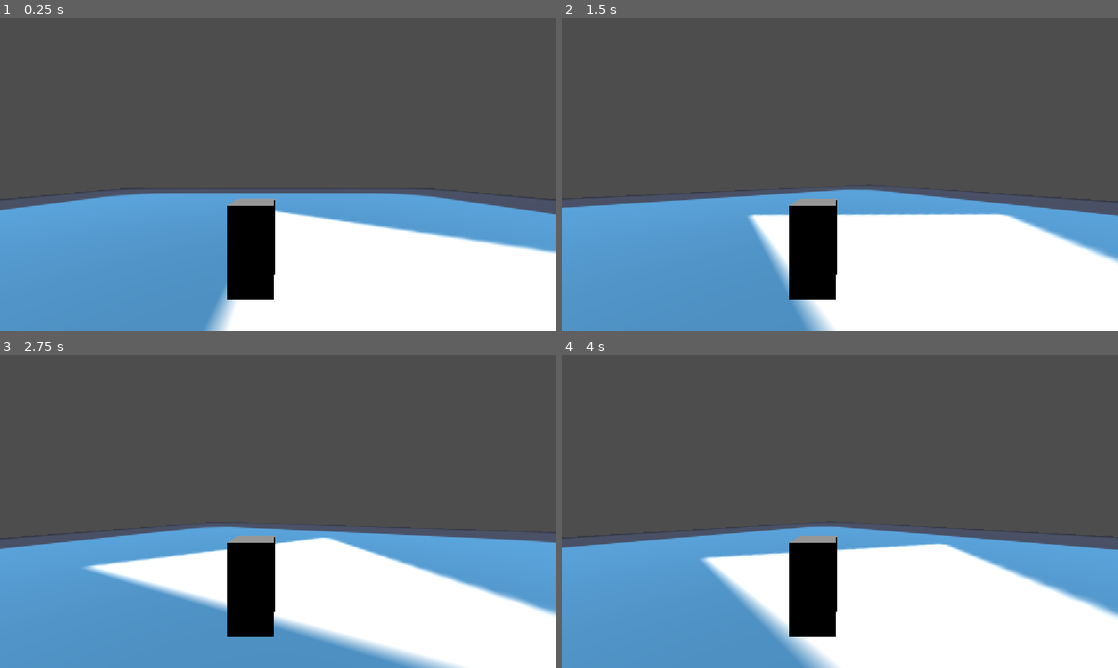
Above: before the commit, frames 1-4 (two rows, left to right).
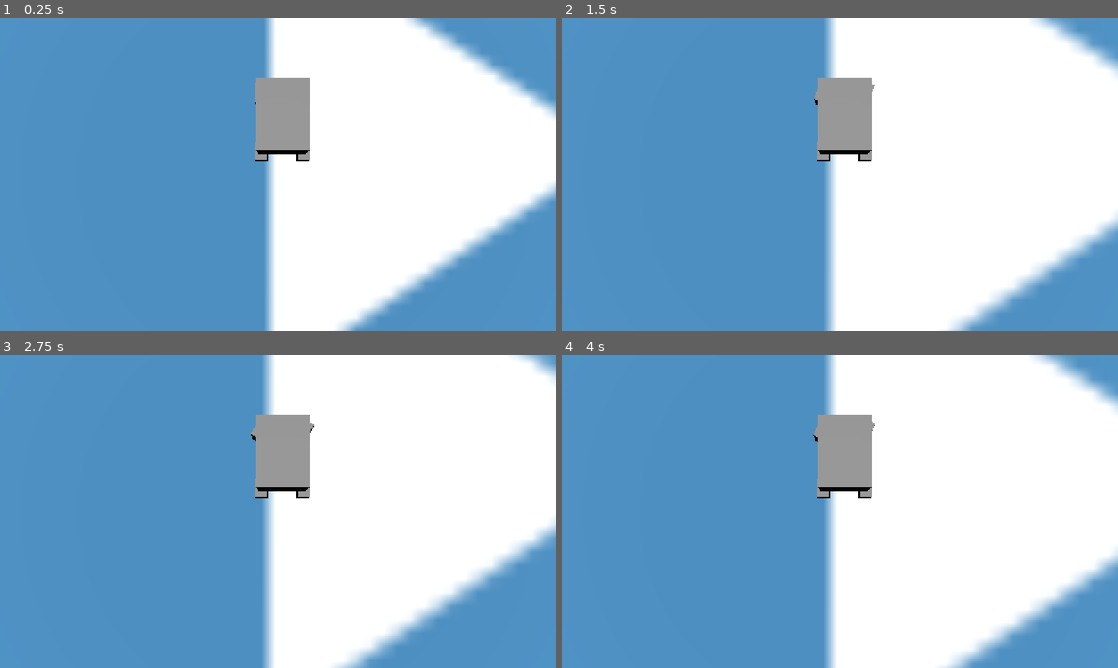
Above: after the commit, the same moments.

Repository: cgreen2048/CG-Endless-Interstate
Game: Godot game, scene res://game_level.tscn
The game is run twice, just before and just after one commit, with the same random seed, the same clock (stepped at 60 frames per second) and the same inputs. The engine's default icon, where the game draws it, is replaced by a stand-in: a white triangle on a blue panel in a dark square.
Inputs:
- Up to frame 1 (0.25 s): no input
- Up to frame 2 (1.5 s): tap Enter (ui_accept) at 0.5, 0.77 s; hold D (Turn Right) 0.53-1.28 s; hold S (Move Backward) from 1.28 s (still down)
- Up to frame 3 (2.75 s): tap Enter (ui_accept) at 1.52 s; release S (Move Backward) at 2.03 s; hold D (Turn Right) from 2.03 s (still down)
- Up to frame 4 (4 s): release D (Turn Right) at 2.78 s; hold W (Move Forward) 2.78-3.53 s; tap Enter (ui_accept) at 3.02, 3.77 s; hold A (Turn Left) from 3.53 s (still down)

The runs differ from the first frame. In frame 1, 74% of the frame differs, in the area x 0-100%, y 0-100%; in frame 2, 72%; in frame 3, 76%; in frame 4, 74%.

Commit message:
Switch to laptop

Diff:
--- a/game_level.tscn
+++ b/game_level.tscn
@@ -17,6 +17,7 @@
 shape = SubResource("BoxShape3D_h4g8a")
 
 [node name="CSGBox3D" type="CSGBox3D" parent="StaticBody3D/CollisionShape3D" unique_id=2128643672]
+transform = Transform3D(1, 0, 0, 0, 1, 0, 0, 0, 1, -0.0006432533, -2.3841858e-07, 0.010522604)
 material_override = SubResource("StandardMaterial3D_df5pp")
 size = Vector3(30, 0.5, 30)
 
@@ -24,7 +25,7 @@
 transform = Transform3D(1, 0, 0, 0, 1, 0, 0, 0, 1, -0.23293996, 0.81276035, -0.3253832)
 
 [node name="Camera3D" type="Camera3D" parent="PlayableCharacter" unique_id=277500597]
-transform = Transform3D(1, 0, 0, 0, 1, 0, 0, 0, 1, 0.29653955, 0.83398664, 2.043128)
+transform = Transform3D(1, 0, 0, 0, 0.0052033067, 0.9999865, 0, -0.9999865, 0.0052033067, -0.071120024, 3.2017803, 0.8463149)
 fov = 85.712296
 
 [node name="DirectionalLight3D" type="DirectionalLight3D" parent="." unique_id=333523756]
--- a/playable_character.gd
+++ b/playable_character.gd
@@ -2,16 +2,18 @@
 
 # adds properties to inspector in script
 # use to turn car tires
-@export var leftShoulder : CSGSphere3D
+@export var frontLeftWheel : CSGBox3D
+@export var frontRightWheel: CSGBox3D
 
 const MAX_SPEED = 25.0
+const MAX_WHEEL_ANGLE = 3.14159 / 6
 const ACCEL = 2.0
 const FRICTION = 1.0
 const ANGLE_ACCEL = 0.8
-const JUMP_VELOCITY = 4.5
+const WHEEL_ACCEL = 0.4
 
 var speed : float = 0.0
-
+var wheelAngle : float = 0.0
 
 func _physics_process(delta: float) -> void:
 	# Add the gravity.
@@ -27,13 +29,17 @@
 	#var input_dir := Input.get_vector("ui_left", "ui_right", "ui_up", "ui_down")
 
 	var angle = 0.0
+	var deltaAngle = 0.0
 	if Input.is_action_pressed("Turn Left"):
 		angle += delta * ANGLE_ACCEL
+		deltaAngle += delta * WHEEL_ACCEL
+
 	if Input.is_action_pressed("Turn Right"):
 		angle -= delta * ANGLE_ACCEL
+		deltaAngle -= delta * WHEEL_ACCEL
 
 	# function rotations around first arg axis by second arg angle
-	rotate(basis.y, angle)
+	#rotate(basis.y, angle)
 
 	# negative z is the default forward vector
 	var direction := -basis.z
@@ -46,6 +52,7 @@
 
 	if Input.is_action_pressed("Move Backward"):
 		speed -= delta * ACCEL
+
 
 	if speed > 0.0:
 		speed -= delta * FRICTION
@@ -60,6 +67,17 @@
 		speed = MAX_SPEED
 	if speed < -MAX_SPEED:
 		speed = -MAX_SPEED
+
+	if abs(wheelAngle + deltaAngle) > MAX_WHEEL_ANGLE:
+		if deltaAngle < 0.0:
+			deltaAngle = -(wheelAngle + MAX_WHEEL_ANGLE)
+			wheelAngle = -MAX_WHEEL_ANGLE
+		else:
+			deltaAngle = MAX_WHEEL_ANGLE - deltaAngle
+			wheelAngle = MAX_WHEEL_ANGLE
+
+	frontLeftWheel.rotate(frontLeftWheel.basis.y.normalized(), deltaAngle)
+	frontRightWheel.rotate(frontLeftWheel.basis.y.normalized(), deltaAngle)
 
 	direction *= speed
 	direction.y = velocity.y
--- a/playable_character.tscn
+++ b/playable_character.tscn
@@ -3,13 +3,48 @@
 [ext_resource type="Script" uid="uid://byttx34utfipv" path="res://playable_character.gd" id="1_1vpmt"]
 
 [sub_resource type="BoxShape3D" id="BoxShape3D_h4g8a"]
-size = Vector3(0.5, 1, 0.5)
+size = Vector3(0.75, 0.4, 1)
 
-[node name="PlayableCharacter" type="CharacterBody3D" unique_id=454011323]
+[sub_resource type="BoxShape3D" id="BoxShape3D_rqf30"]
+size = Vector3(0.2, 0.2, 0.3)
+
+[node name="PlayableCharacter" type="CharacterBody3D" unique_id=454011323 node_paths=PackedStringArray("frontLeftWheel", "frontRightWheel")]
 script = ExtResource("1_1vpmt")
+frontLeftWheel = NodePath("FLWheel/CSGBox3D")
+frontRightWheel = NodePath("FRWheel/CSGBox3D")
 
-[node name="CollisionShape3D" type="CollisionShape3D" parent="." unique_id=989722533]
+[node name="CarBody" type="CollisionShape3D" parent="." unique_id=989722533]
+transform = Transform3D(1, 0, 0, 0, 1, 0, 0, 0, 1, 0, 0.6730969, 0)
 shape = SubResource("BoxShape3D_h4g8a")
 
-[node name="CSGBox3D" type="CSGBox3D" parent="." unique_id=325017071]
-size = Vector3(0.5, 1, 0.5)
+[node name="CSGBox3D" type="CSGBox3D" parent="CarBody" unique_id=325017071]
+transform = Transform3D(1, 0, 0, 0, 1, 0, 0, 0, 1, -0.005316019, 0.0017762184, 0)
+size = Vector3(0.75, 0.4, 1)
+
+[node name="FRWheel" type="CollisionShape3D" parent="." unique_id=99415358]
+transform = Transform3D(1, 0, 0, 0, 1, 0, 0, 0, 1, 0.35, 0.375, -0.5)
+shape = SubResource("BoxShape3D_rqf30")
+
+[node name="CSGBox3D" type="CSGBox3D" parent="FRWheel" unique_id=1604890472]
+size = Vector3(0.2, 0.2, 0.3)
+
+[node name="FLWheel" type="CollisionShape3D" parent="." unique_id=728302210]
+transform = Transform3D(1, 0, 0, 0, 1, 0, 0, 0, 1, -0.35, 0.375, -0.5)
+shape = SubResource("BoxShape3D_rqf30")
+
+[node name="CSGBox3D" type="CSGBox3D" parent="FLWheel" unique_id=1479175734]
+size = Vector3(0.2, 0.2, 0.3)
+
+[node name="BLWheel" type="CollisionShape3D" parent="." unique_id=326288309]
+transform = Transform3D(1, 0, 0, 0, 1, 0, 0, 0, 1, -0.35, 0.375, 0.45)
+shape = SubResource("BoxShape3D_rqf30")
+
+[node name="CSGBox3D" type="CSGBox3D" parent="BLWheel" unique_id=1758669562]
+size = Vector3(0.2, 0.2, 0.3)
+
+[node name="BRWheel" type="CollisionShape3D" parent="." unique_id=847341113]
+transform = Transform3D(1, 0, 0, 0, 1, 0, 0, 0, 1, 0.35, 0.375, 0.45)
+shape = SubResource("BoxShape3D_rqf30")
+
+[node name="CSGBox3D" type="CSGBox3D" parent="BRWheel" unique_id=694390254]
+size = Vector3(0.2, 0.2, 0.3)
